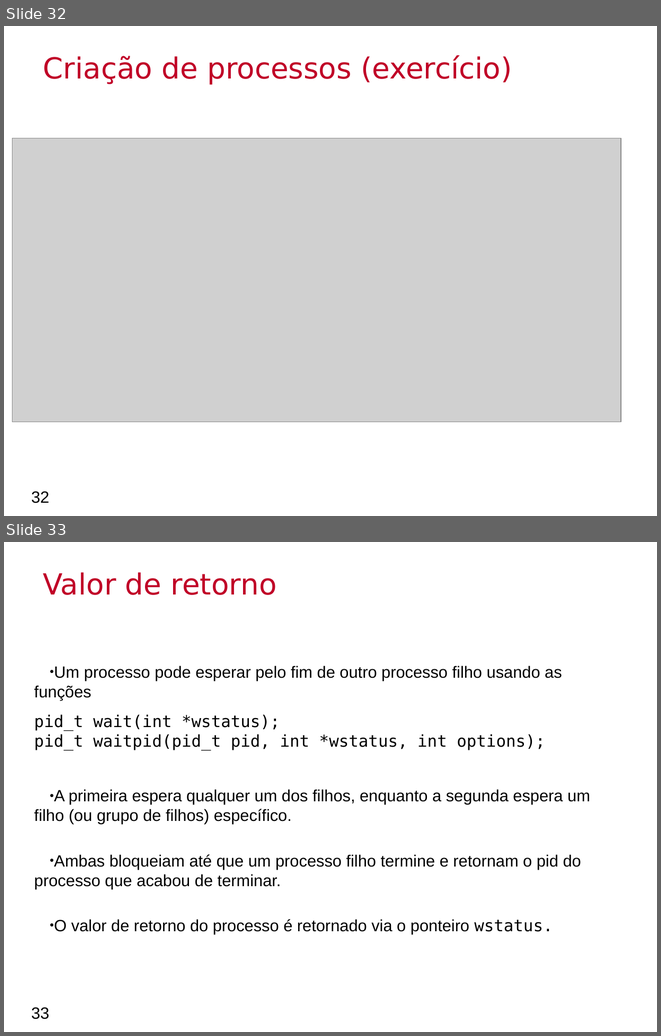
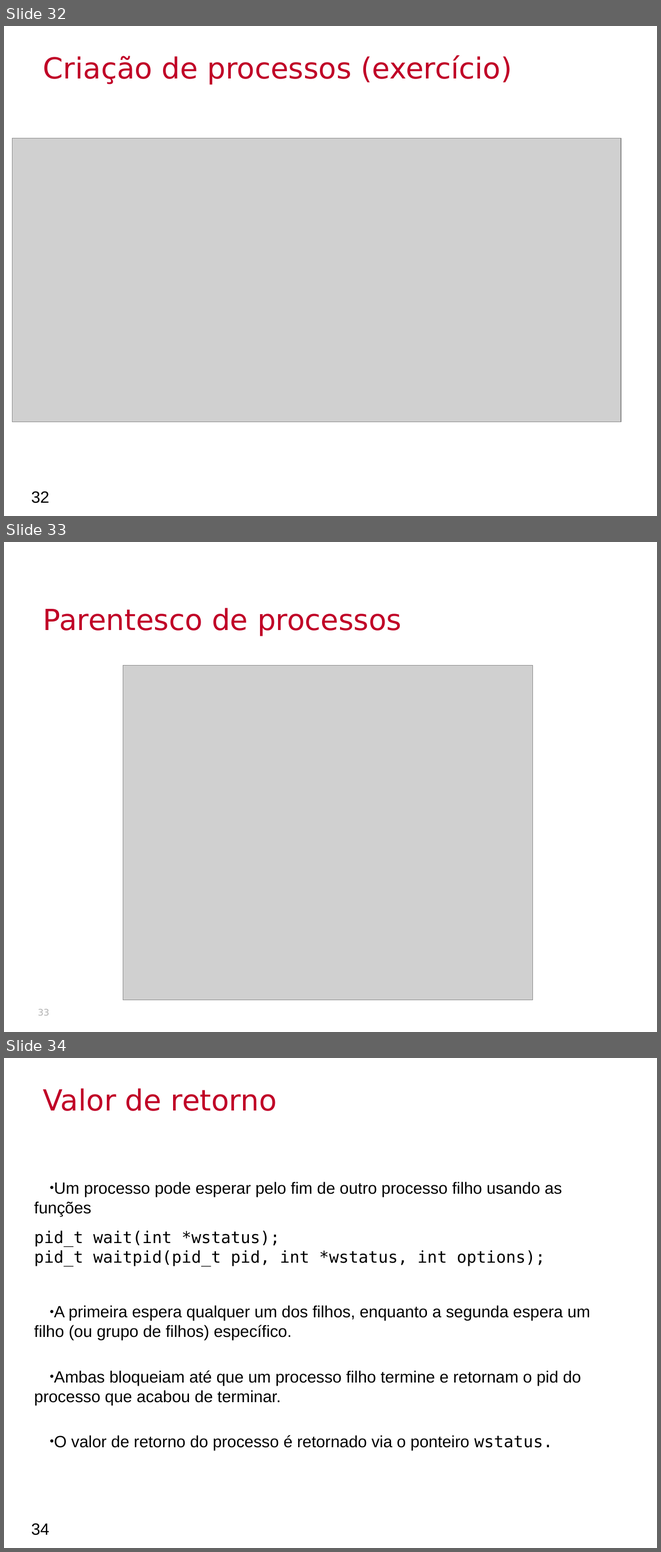
Before and after one commit to lucacm/SistemasHardwareSoftware, a slide deck: aulas/13-processos/slides.pptx. Shown one above the other, each under a label of ours: slides 32 and 33 before the commit, slides 32, 33 and 34 after it. The pictures are 661x1036 and 661x1552 pixels, drawn with LibreOffice and Linux fonts; fonts in the diff are those of the drawing; grey boxes stand for pictures; background and template pictures are left out. Boxes give left, top, right and bottom in pixels: in the first picture for what was removed or moved away, otherwise in the second. Text is boxed around its words. In the diff, an @@ line names an element or a change of style, - is before the commit and + after.

```diff
--- a/aulas/13-processos/slides.pptx
+++ b/aulas/13-processos/slides.pptx
@@ slide 33 added at bbox=[4, 542, 657, 1032], background picture (left out) @@
@@ text added at bbox=[43, 608, 402, 636], 32 pt, text #C00026 @@
+Parentesco de processos
@@ picture added at bbox=[123, 665, 533, 1000] @@
@@ page number added at bbox=[38, 1008, 50, 1015], 10 pt, text #B2B2B2 @@
+33
@@ what was slide 33 is now slide 34 @@
@@ page number at bbox=[31, 1523, 49, 1535]: text changed @@
-33
+34
```
Also in this commit, not shown: 1 other slide added, 3 other files.
